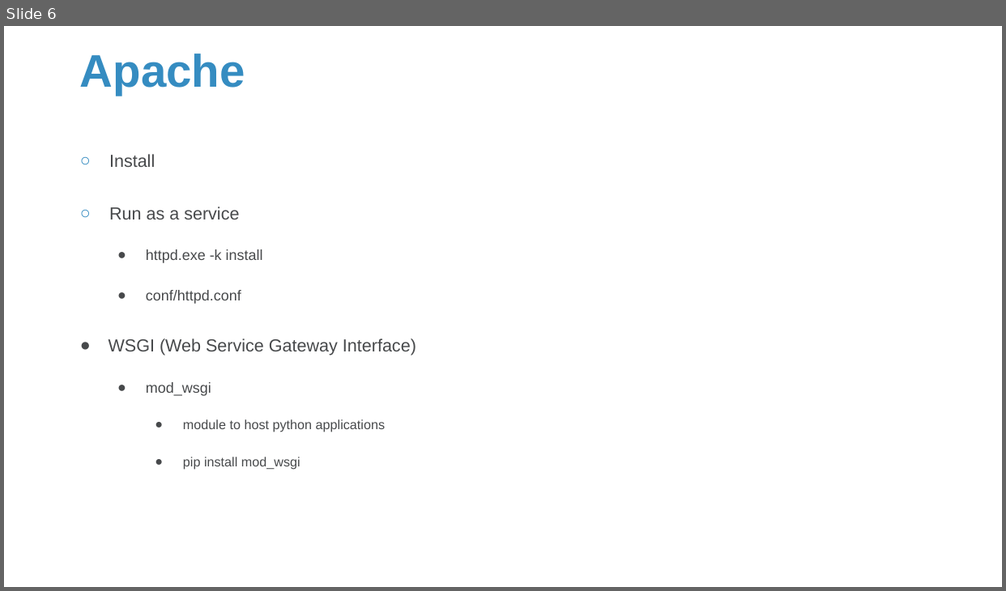
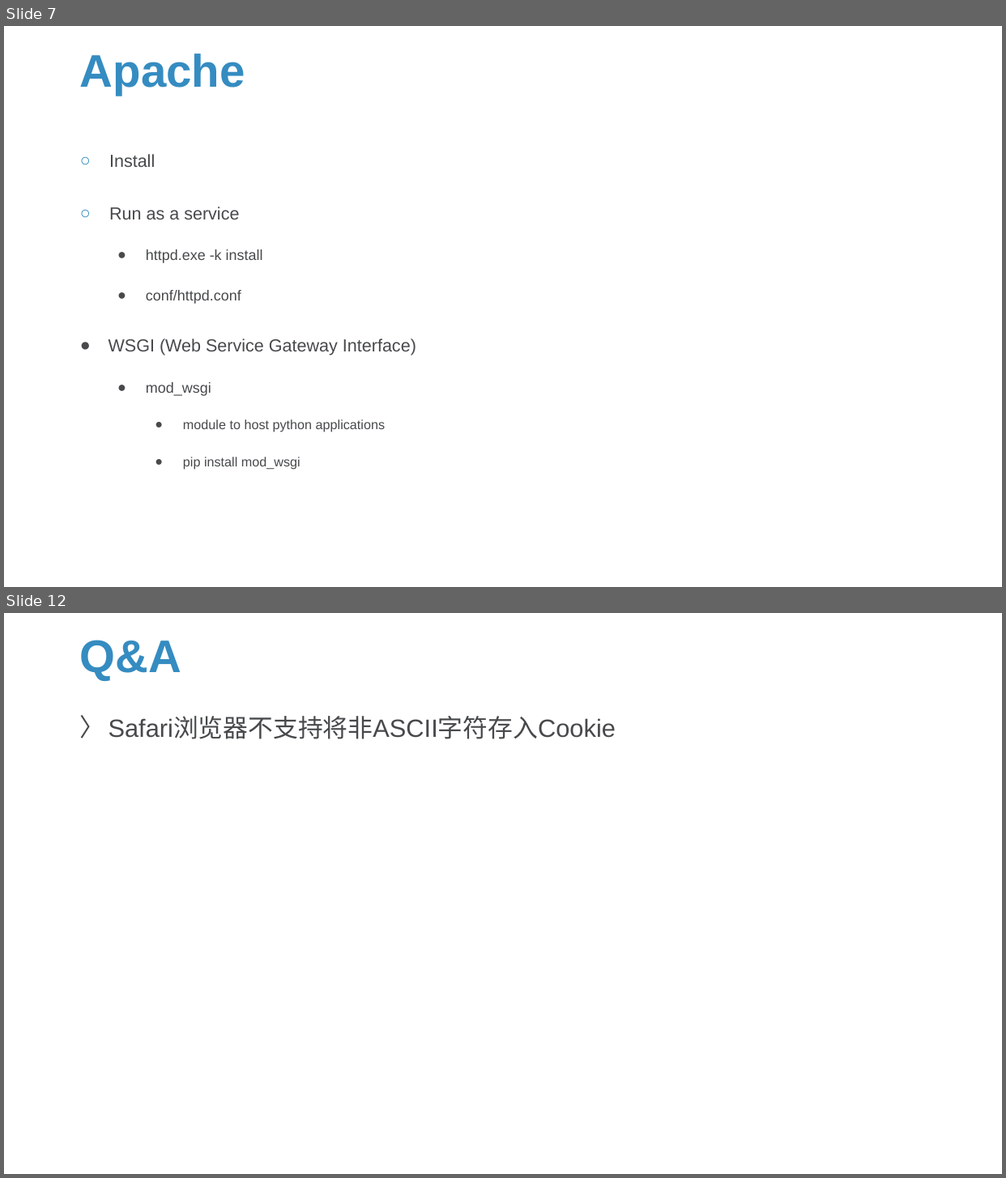
Before and after one commit to Sparks-Lu/TechNotes, a slide deck: Web/Server-Notes.pptx. Shown one above the other, each under a label of ours: slide 6 before the commit, slides 7 and 12 after it; the slides between them are not shown. The pictures are 1006x591 and 1006x1178 pixels, drawn with LibreOffice and Linux fonts; fonts in the diff are those of the drawing; background and template pictures are left out. Boxes give left, top, right and bottom in pixels: in the first picture for what was removed or moved away, otherwise in the second. Text is boxed around its words. In the diff, an @@ line names an element or a change of style, - is before the commit and + after.

```diff
--- a/Web/Server-Notes.pptx
+++ b/Web/Server-Notes.pptx
@@ slide 12 added at (4, 613, 1002, 1174), background picture (left out) @@
@@ title added at (80, 640, 181, 681), 44 pt, text #358CC1, bold @@
+Q&A
@@ text added at (108, 717, 616, 739), 24 pt, text #47494B @@
+〉 Safari浏览器不支持将非ASCII字符存入Cookie
@@ what was slide 6 is now slide 7 @@
```
Also in this commit, not shown: 1 slide changed, 5 other slides added, 12 other files.
